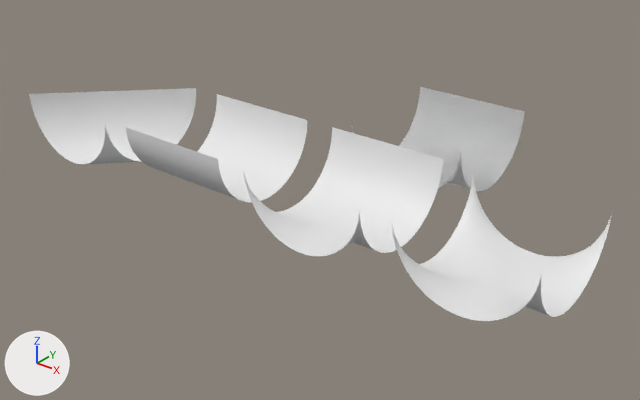
An edit to the Blender file Alex/Half Pipes.blend, drawn before and after from the same camera.
One viewpoint serves both versions: a 50 mm lens placed at (37.6, -36.7, 23.9), pointed at (5.6, 3.3, -0.9). The axes (+X, +Y, +Z) are drawn at lower left. The lights are the same throughout. The same objects are shown in both versions, whatever each file hides.

Names of what the first picture shows: 'Half Pipe', 'Half Pipe Fourway', 'Half Pipe Sharp Corner', 'Half Pipe Threeway ', 'Half Pipe Threeway (Base)'.
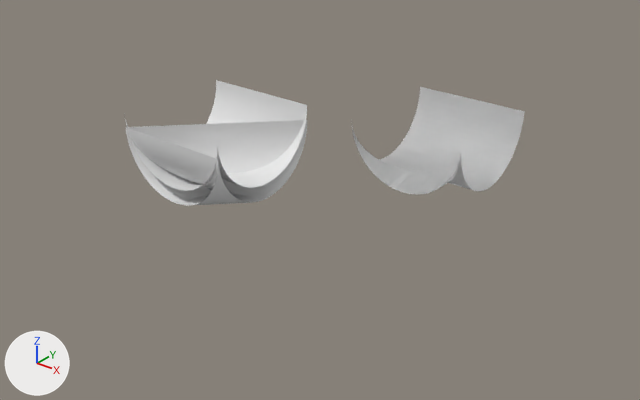
Where the newer file only moved an object's origin or applied its transform, the numbers keep the older frame.

Patch to the scene script:
```diff
--- a/Alex/Half Pipes.blend.py
+++ b/Alex/Half Pipes.blend.py
@@ me_half_pipe_threeway @@
 me_half_pipe_threeway.from_pydata(...)  # 128 vertices, 80 faces; spans x -1.0..0.0, y -1.0..1.0, z -1.0..1.0
 # used by ob_half_pipe_threeway; location = (10.0, 0.0, 0.0); rotation_euler = (0.0, 1.571, 0.0), in degrees (0, 90, 0); scale = (4.0, 4.0, 4.0)
+# me_half_pipe_threeway part 1: the whole mesh is moved by (-0.25, 0.0, -2.5)
@@ me_half_pipe_sharp_corner @@
 me_half_pipe_sharp_corner.from_pydata(...)  # 66 vertices, 32 faces; spans x -1.0..0.0, y -1.0..1.0, z -1.0..1.0
 # used by ob_half_pipe_sharp_corner; location = (-10.0, 0.0, 0.0); rotation_euler = (0.0, 1.571, 0.0), in degrees (0, 90, 0); scale = (4.0, 4.0, 4.0)
+# me_half_pipe_sharp_corner part 2: the whole mesh is moved by (0.0, 0.0, 2.5)
@@ me_half_pipe_fourway @@
 me_half_pipe_fourway.from_pydata(...)  # 189 vertices, 128 faces; spans x -1.0..0.0, y -1.0..1.0, z -1.0..1.0
 # used by ob_half_pipe_fourway; location = (20.0, 0.0, 0.0); rotation_euler = (0.0, 1.571, 0.0), in degrees (0, 90, 0); scale = (4.0, 4.0, 4.0)
+# me_half_pipe_fourway part 3: the whole mesh is moved by (0.0, 0.0, -5.0)
```

Where the change shows, as pixel boxes (x1, y1, x2, y2) in the pictures (640 x 400 px):
'Half Pipe Threeway ', mesh moved
    before: (244, 127, 443, 256)
    after: (124, 80, 307, 191)
'Half Pipe Sharp Corner', mesh moved
    before: (29, 88, 196, 164)
    after: (126, 120, 307, 206)
'Half Pipe Fourway', mesh moved
    before: (392, 174, 612, 321)
    after: (176, 177, 290, 206)
'Half Pipe', unchanged, covered by the edit
    before: (126, 94, 307, 202)
    after: (126, 128, 218, 190)
